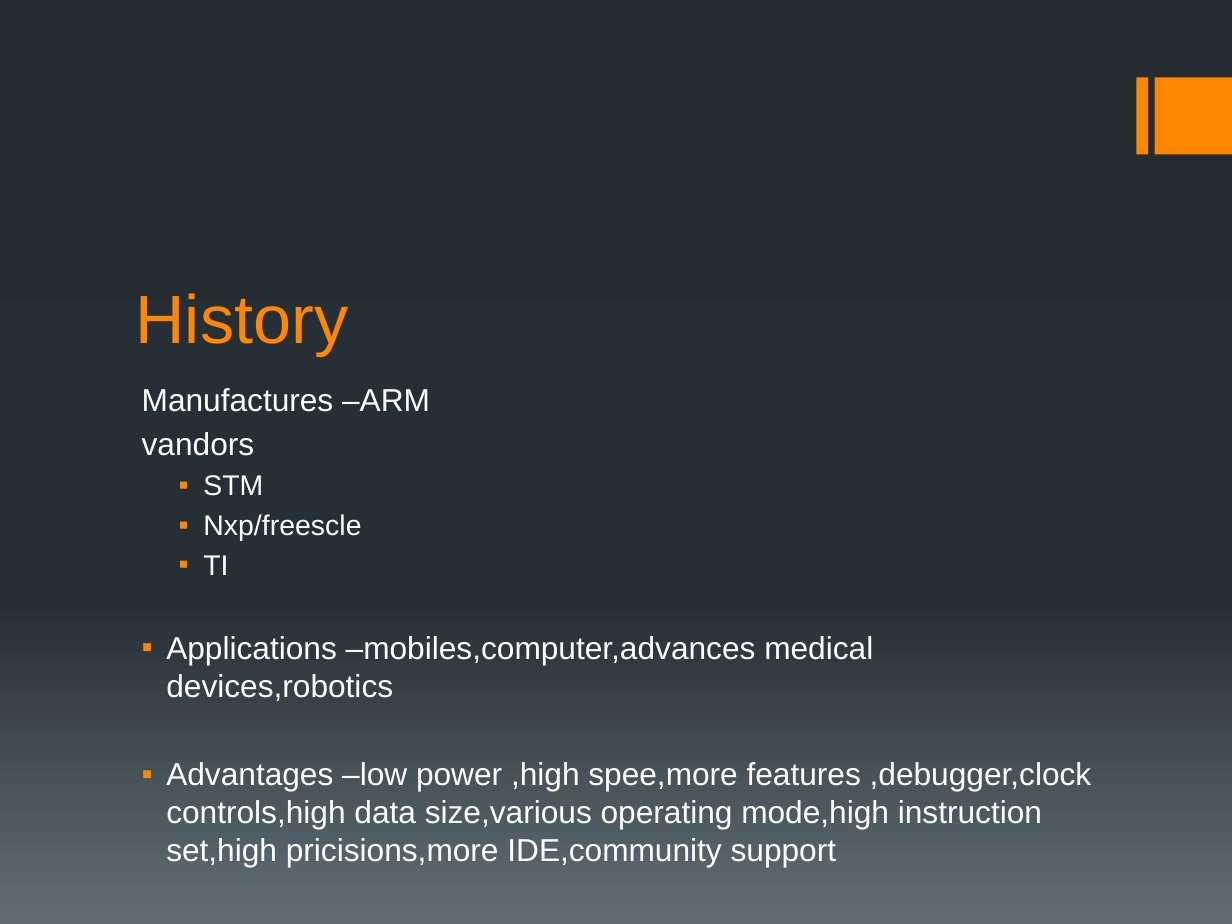
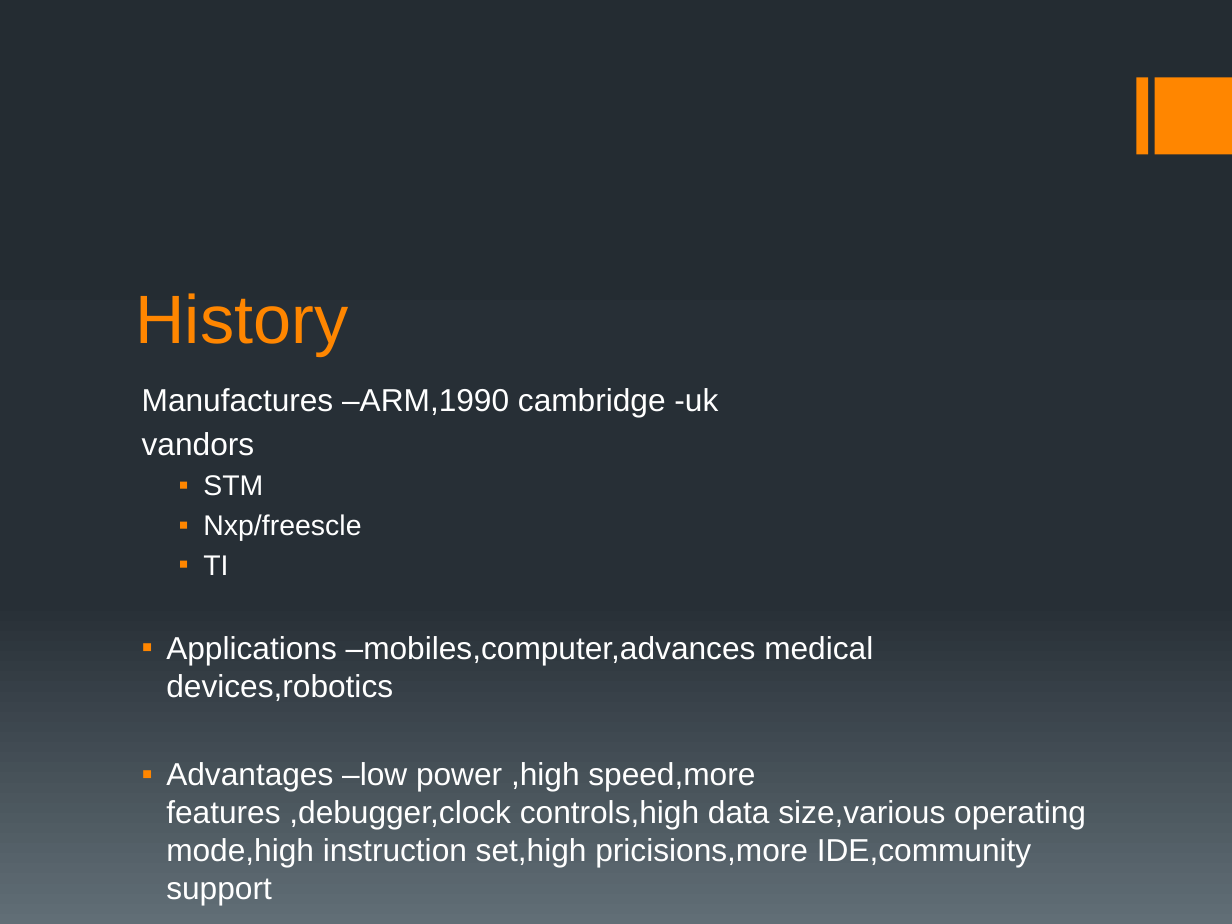
Before and after one commit to Mahesh-7/PIC-MCU, a slide deck: slide 2 of PPT/14.arm_intro.pptx. Drawn at 1232x924 pixels with LibreOffice and Linux fonts; fonts in the diff are those of the drawing. Boxes give left, top, right and bottom in pixels: in the first picture for what was removed or moved away, otherwise in the second. Text is boxed around its words. In the diff, an @@ line names an element or a change of style, - is before the commit and + after.

```diff
--- a/PPT/14.arm_intro.pptx
+++ b/PPT/14.arm_intro.pptx
@@ text at [142,388,718,416]: text changed @@
-Manufactures –ARM
+Manufactures –ARM,1990 cambridge -uk
@@ text at [166,762,1086,867]: text changed @@
-▪ Advantages –low power ,high spee,more features ,debugger,clock controls,high data size,various operating mode,high instruction set,high pricisions,more IDE,community support
+▪ Advantages –low power ,high speed,more features ,debugger,clock controls,high data size,various operating mode,high instruction set,high pricisions,more IDE,community support
```
Also in this commit, not shown: 1 other slide changed, 3 slides added, 1 other file.
